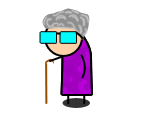
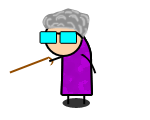
Layers edited between the first and the second 150px x 120px image:
painted on "Shape 7" over box(45, 56, 54, 66)
painted on "Shape 6" over box(9, 57, 49, 104)
painted on "Shape 4" over box(80, 54, 97, 79)
